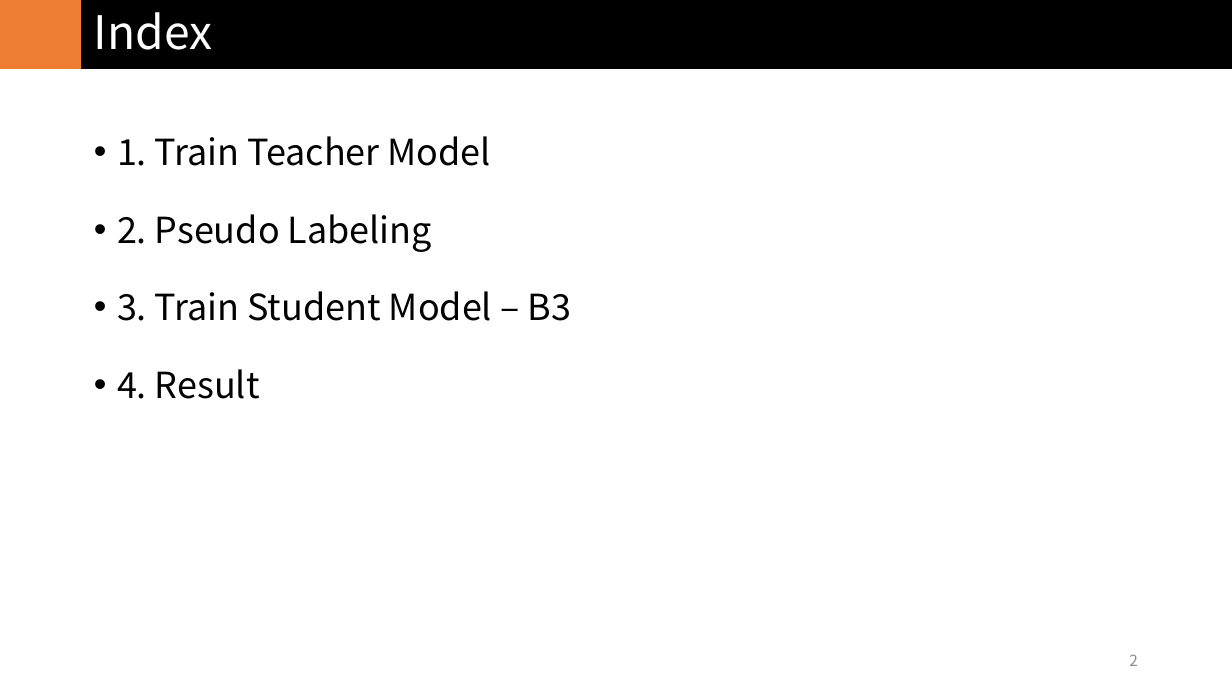
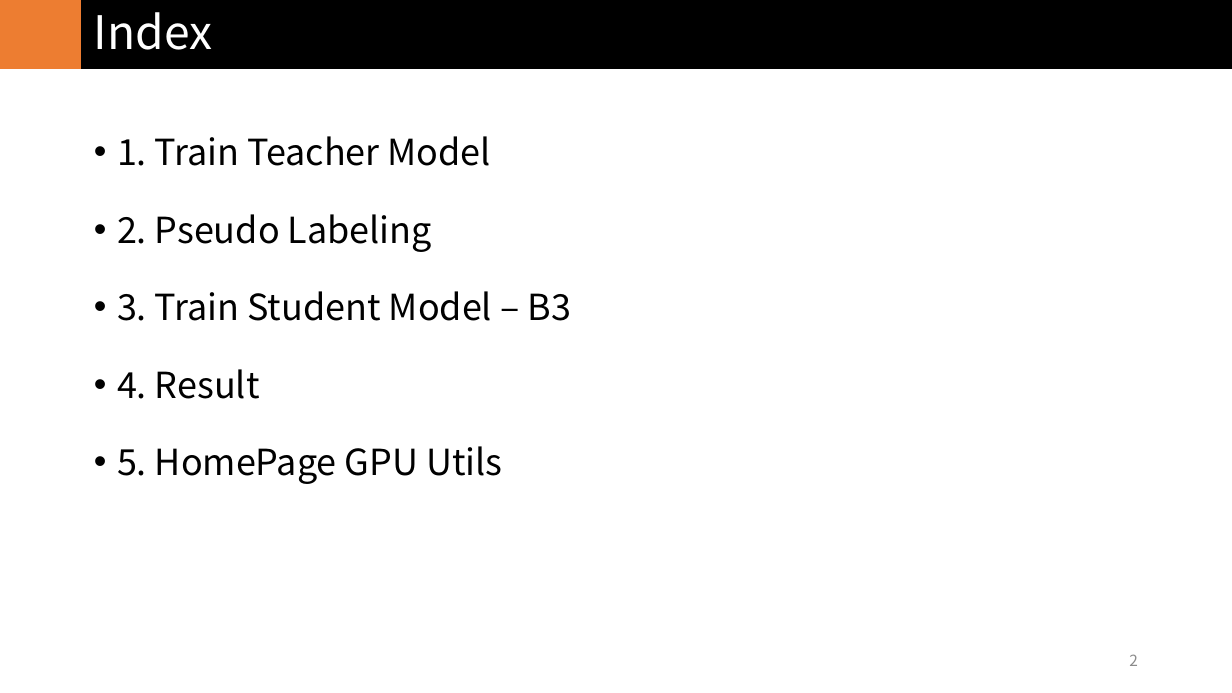
Before and after one commit to in3der/ivpl_Study_Model, a slide deck: slide 2 of NoisyStudent/report/NoisyStudent_7.pptx. Drawn at 1232x693 pixels with LibreOffice and Linux fonts; fonts in the diff are those of the drawing. Boxes give left, top, right and bottom in pixels: in the first picture for what was removed or moved away, otherwise in the second. Text is boxed around its words. In the diff, an @@ line names an element or a change of style, - is before the commit and + after.

```diff
--- a/NoisyStudent/report/NoisyStudent_7.pptx
+++ b/NoisyStudent/report/NoisyStudent_7.pptx
@@ text at (117, 446, 502, 484): paragraph added @@
+• 5. HomePage GPU Utils
```
